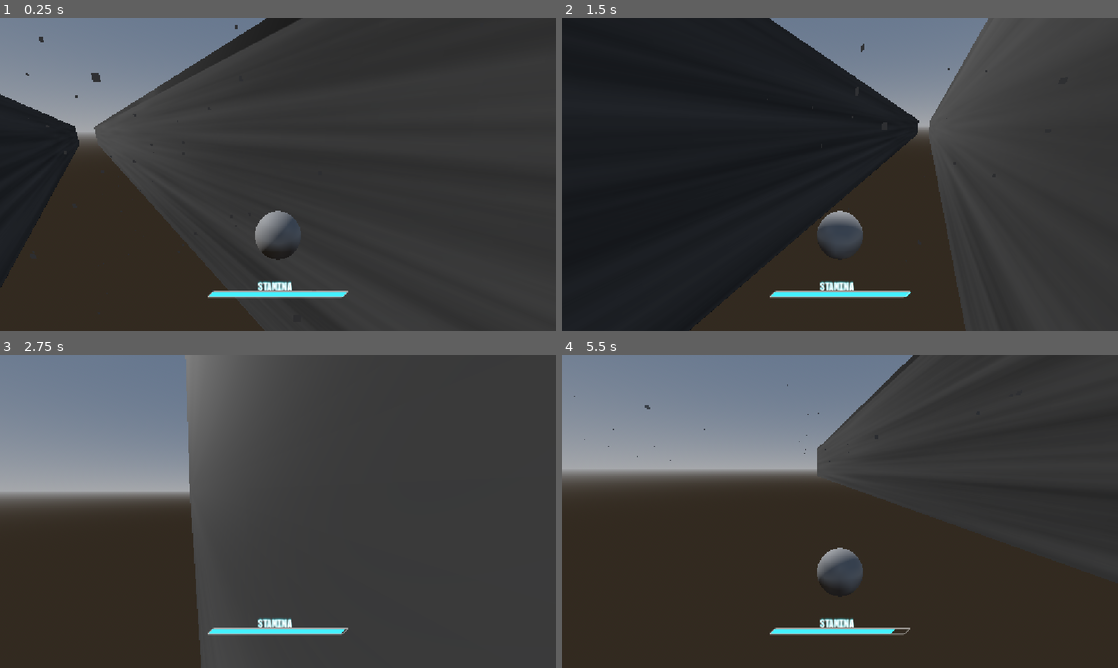
Above: before the commit, frames 1-4 (two rows, left to right).
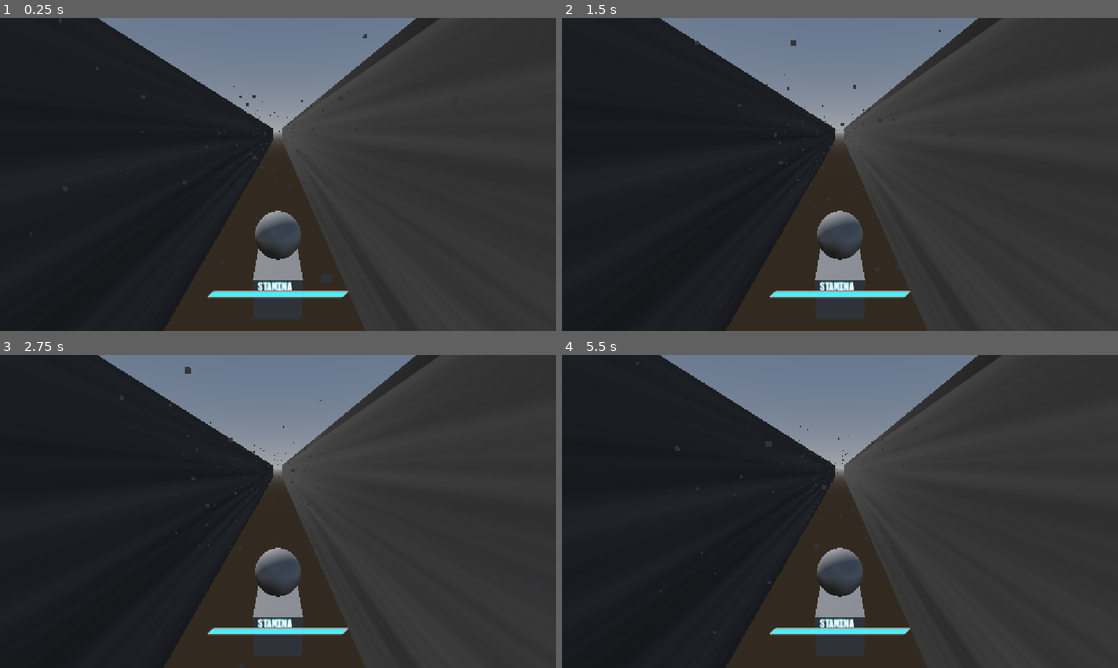
Above: after the commit, the same moments.

Repository: PortalGolem/havenIE2026GameJam
Game: Godot game, scene res://Scenes/Main.tscn
The game is run twice, just before and just after one commit, with the same random seed, the same clock (stepped at 60 frames per second) and the same inputs.
Inputs (mouse positions are in pixels of both pictures, inside the frame that each line leads up to):
- Up to frame 1 (0.25 s): no input
- Up to frame 2 (1.5 s): move the mouse to (867, 174) at 0.52 s; press the mouse at (867, 174) at 0.53 s; hold W (Forward) from 0.53 s (still down); tap Space (Jump) at 0.77 s; move the mouse to (812, 174) at 1.27 s; release the mouse at (812, 174) at 1.28 s; tap Shift (Dash) at 1.35 s
- Up to frame 3 (2.75 s): keep holding W (Forward); tap Space (Jump) at 1.52 s; move the mouse to (289, 505) at 2.02 s; press the mouse at (289, 505) at 2.03 s
- Up to frame 4 (5.5 s): keep holding W (Forward); move the mouse to (834, 517) at 2.77 s; release the mouse at (834, 517) at 2.78 s; tap Shift (Dash) at 2.85, 4.35 s; tap Space (Jump) at 3.02, 3.77, 4.52 s; move the mouse to (878, 514) at 3.52 s; press the mouse at (878, 514) at 3.53 s; move the mouse to (795, 508) at 4.27 s; release the mouse at (795, 508) at 4.28 s; move the mouse to (845, 511) at 5.02 s; press the mouse at (845, 511) at 5.03 s

The runs differ from the first frame. In frame 1, 36% of the frame differs, in the area x 0-75%, y 0-100%; in frame 2, 15%; in frame 3, 49%; in frame 4, 37%.
Error after the commit: Parse Error: Identifier "deltaa" not declared in the current scope. (res://Player/PlayerController.gd:170)

Commit message:
fix bug

Diff:
--- a/Player/PlayerController.gd
+++ b/Player/PlayerController.gd
@@ -141,7 +141,7 @@
 	elif currentMovement == MOVEMENT_MODE.WALL:
 		velocity.x = 0
 		velocity.y -= wallGravity * delta
-		velocity.move_toward(Vector3.ZERO, wallDrag * delta)
+		velocity.move_toward(Vector3.BACK * minZVelocity, wallDrag * delta)
 		position += Vector3(velocity.x, velocity.y, -velocity.z) * delta
 		if (wallNormal.x > 0):
 			position.x = wallX - wallDistance
@@ -167,7 +167,7 @@
 		if wallCollision:
 			dashDirection = Vector3.BACK
 
-		dash_lock_timer -= delta
+		dash_lock_timer -= deltaa
 		if dash_lock_timer <= 0:
 			if wallCollision:
 				currentMovement = MOVEMENT_MODE.WALL
--- a/Scenes/andrew_test.tscn
+++ b/Scenes/andrew_test.tscn
@@ -46,6 +46,19 @@
 maxYRotation = 45.0
 jumpVector = Vector3(10, 5, 25)
 dashVector = Vector3(0, 3, 20)
+Camera_FOV_def = null
+Camera_FOV = null
+Game_Speed = null
+minZVelocity = null
+dash_time = null
+dash_timer = null
+dash_speed = null
+dash_lock_time = null
+dash_lock_timer = null
+stanima_dash_cost = null
+stanima_jump_cost = null
+stanima_regeneration = null
+velocity = null
 
 [node name="WorldEnvironment" type="WorldEnvironment" parent="." unique_id=790657928]
 environment = SubResource("Environment_2m7an")
